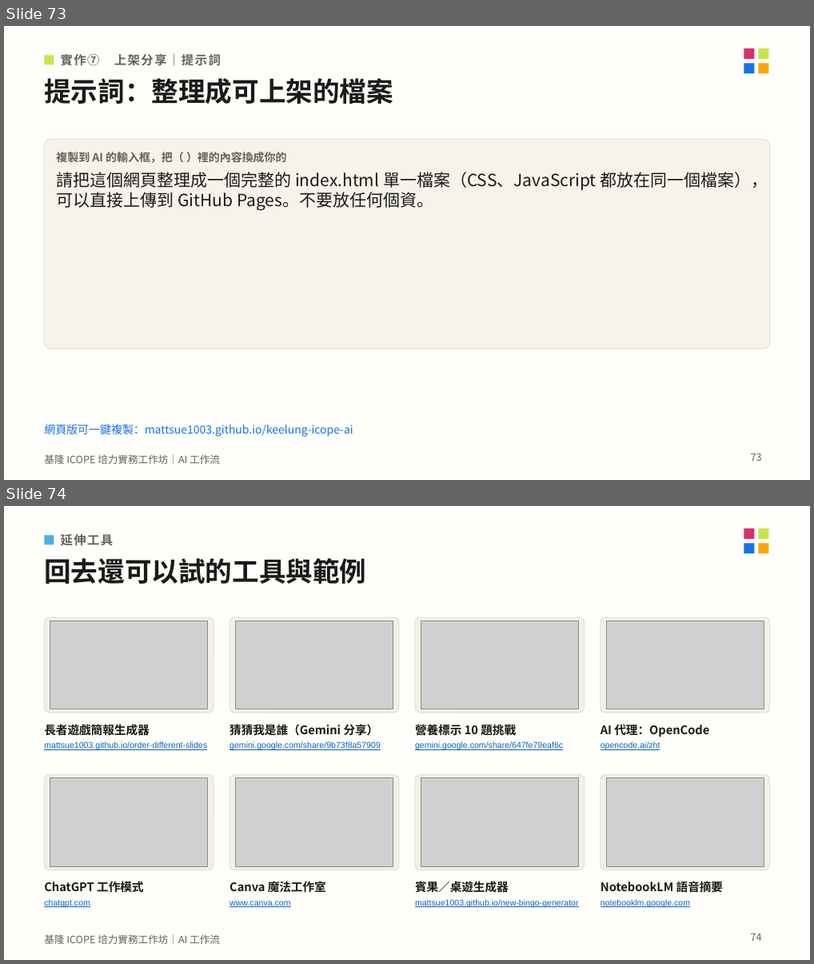
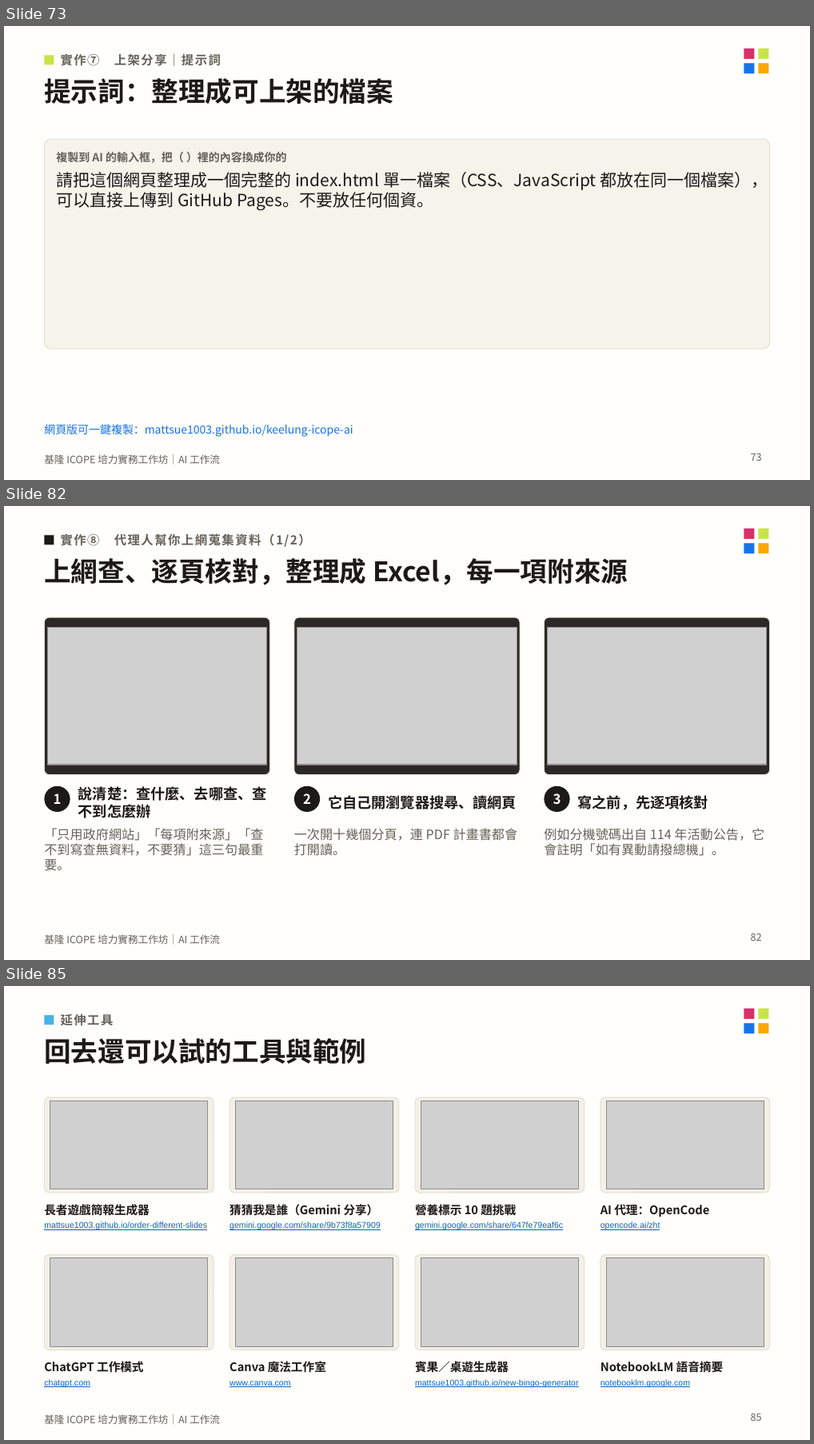
Before and after one commit to mattsue1003/keelung-icope-ai, a slide deck: 基隆ICOPE_AI工作坊_講義.pptx. Shown one above the other, each under a label of ours: slides 73 and 74 before the commit, slides 73, 82 and 85 after it; the slides between them are not shown. The pictures are 814x964 and 814x1444 pixels, drawn with LibreOffice and Linux fonts; fonts in the diff are those of the drawing; grey boxes stand for pictures. Boxes give left, top, right and bottom in pixels: in the first picture for what was removed or moved away, otherwise in the second. Text is boxed around its words. In the diff, an @@ line names an element or a change of style, - is before the commit and + after.

```diff
--- a/基隆ICOPE_AI工作坊_講義.pptx
+++ b/基隆ICOPE_AI工作坊_講義.pptx
@@ slide 82 added at bbox=[4, 506, 810, 960], background #FFFEFA; not listed: 5 template elements that a slide beside it also shows @@
@@ rectangle added at bbox=[44, 535, 54, 544], fill #1B1A18 @@
@@ text added at bbox=[61, 534, 311, 547], 11 pt, text #66625B, bold @@
+實作⑧ 代理人幫你上網蒐集資料（1/2）
@@ text added at bbox=[44, 558, 628, 585], 24 pt, text #1B1A18, bold @@
+上網查、逐頁核對，整理成 Excel，每一項附來源
@@ rounded rectangle added at bbox=[44, 617, 270, 775], fill #2A2925, outline #E4E0D6 0.75 pt @@
@@ rounded rectangle added at bbox=[294, 617, 520, 775], fill #2A2925, outline #E4E0D6 0.75 pt @@
@@ rounded rectangle added at bbox=[544, 617, 770, 775], fill #2A2925, outline #E4E0D6 0.75 pt @@
@@ picture added at bbox=[47, 627, 267, 764] @@
@@ picture added at bbox=[298, 627, 517, 764] @@
@@ picture added at bbox=[547, 627, 767, 764] @@
@@ ellipse added at bbox=[44, 786, 70, 812], fill #1B1A18 @@
@@ text added at bbox=[54, 793, 62, 804], 12 pt, text #FFFFFF, bold @@
+1
@@ text added at bbox=[78, 786, 267, 818], 13 pt, text #1B1A18, bold @@
+說清楚：查什麼、去哪查、查不到怎麼辦
@@ ellipse added at bbox=[294, 786, 320, 812], fill #1B1A18 @@
@@ text added at bbox=[303, 793, 311, 804], 12 pt, text #FFFFFF, bold @@
+2
@@ ellipse added at bbox=[544, 786, 570, 812], fill #1B1A18 @@
@@ text added at bbox=[554, 793, 562, 804], 12 pt, text #FFFFFF, bold @@
+3
@@ text added at bbox=[328, 795, 517, 809], 13 pt, text #1B1A18, bold @@
+它自己開瀏覽器搜尋、讀網頁
@@ text added at bbox=[578, 795, 709, 810], 13 pt, text #1B1A18, bold @@
+寫之前，先逐項核對
@@ text added at bbox=[44, 828, 263, 870], 11.5 pt, text #66625B @@
+「只用政府網站」「每項附來源」「查不到寫查無資料，不要猜」這三句最重要。
@@ text added at bbox=[294, 828, 518, 855], 11.5 pt, text #66625B @@
+一次開十幾個分頁，連 PDF 計畫書都會打開讀。
@@ text added at bbox=[544, 828, 765, 856], 11.5 pt, text #66625B @@
+例如分機號碼出自 114 年活動公告，它會註明「如有異動請撥總機」。
@@ page number added at bbox=[751, 932, 762, 940], 9 pt, text #66625B @@
+82
@@ what was slide 74 is now slide 85 @@
@@ page number at bbox=[751, 1412, 762, 1420]: text changed @@
-74
+85
```
Also in this commit, not shown: 1 slide changed, 10 other slides added, 27 other files.
